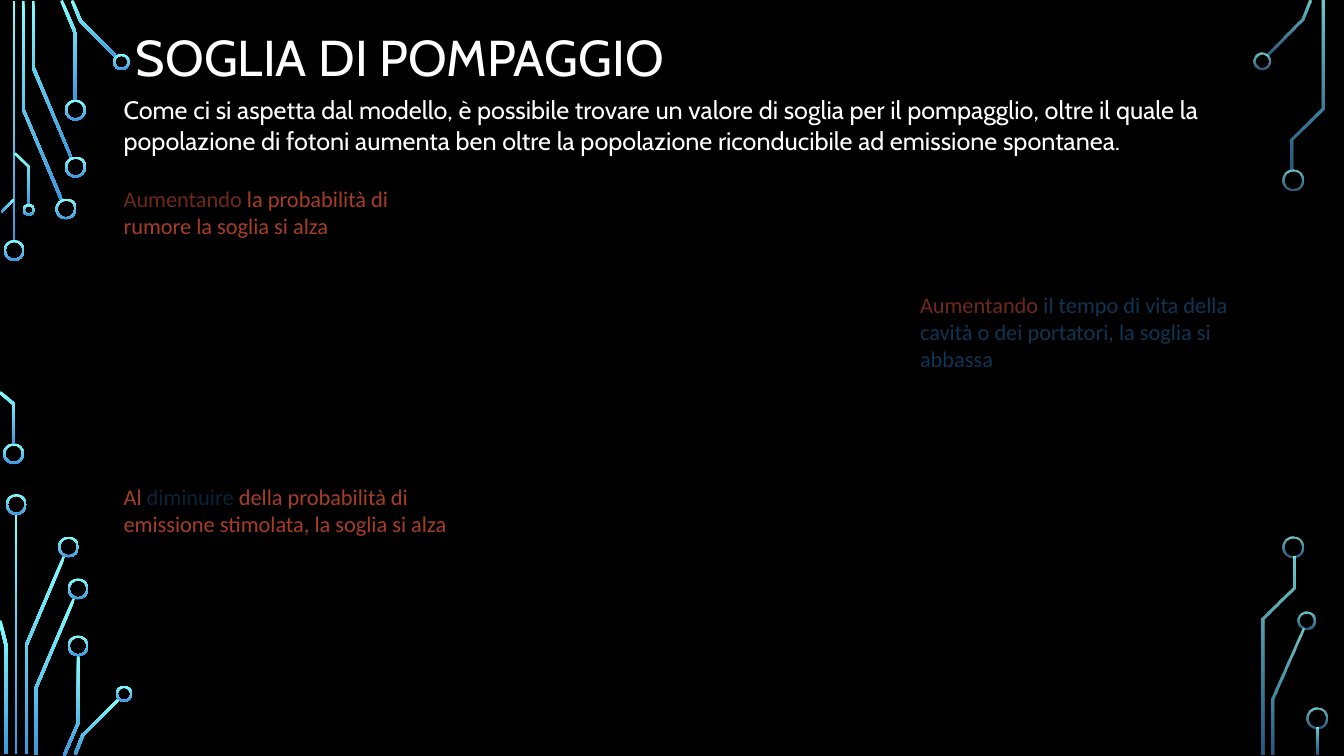
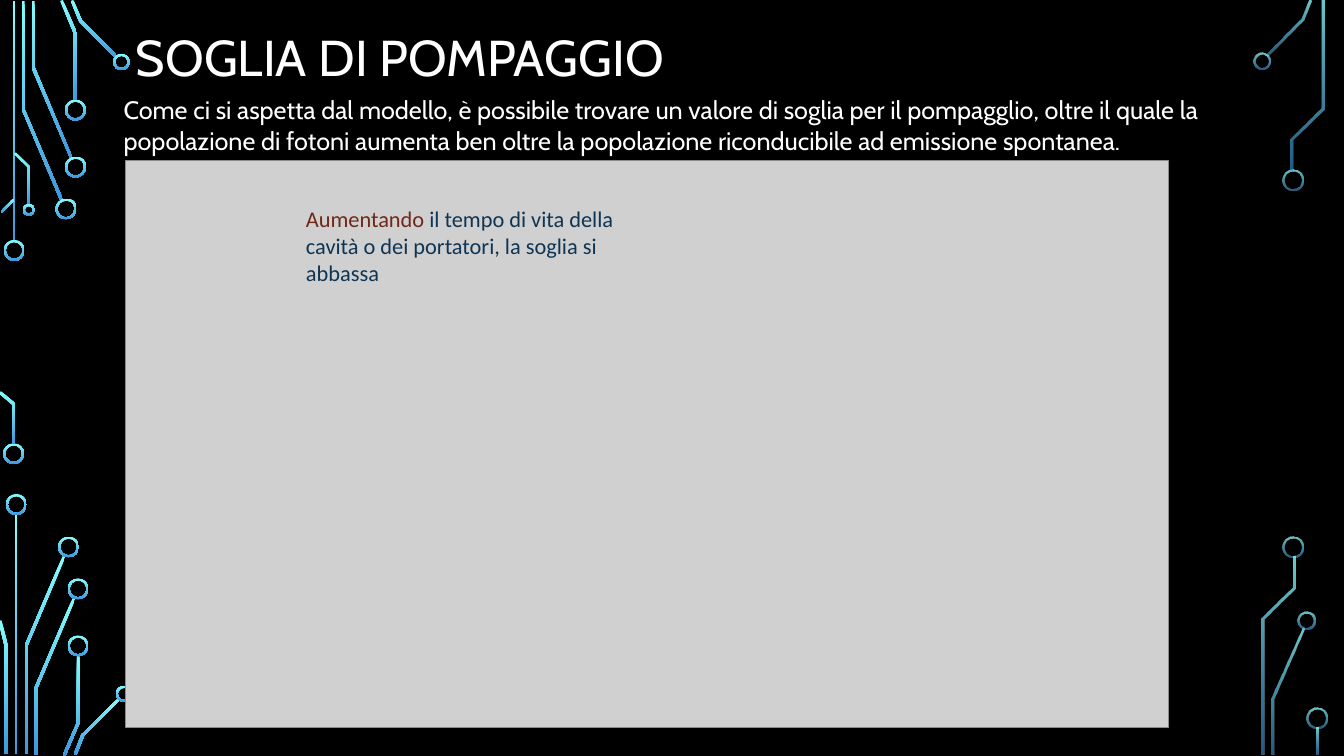
Before and after one commit to Frank01001/LASER-Dynamics-Simulation, a slide deck: slide 9 of Presentation/PresentazioneDispositivi.pptx. Drawn at 1344x756 pixels with LibreOffice and Linux fonts; fonts in the diff are those of the drawing; grey boxes stand for pictures; background and template pictures are left out. Boxes give left, top, right and bottom in pixels: in the first picture for what was removed or moved away, otherwise in the second. Text is boxed around its words. In the diff, an @@ line names an element or a change of style, - is before the commit and + after.

Commit message:
Updated presentation and added a new figure

```diff
--- a/Presentation/PresentazioneDispositivi.pptx
+++ b/Presentation/PresentazioneDispositivi.pptx
@@ picture added at <box>126,160,1169,728</box> @@
@@ text removed at <box>124,191,388,238</box> @@
-Aumentando la probabilità di rumore la soglia si alza
@@ text "Aumentando il tempo di vita ...": place and size @@
-text "Aumentando il tempo di vita ..." at <box>920,297,1227,367</box>
+text "Aumentando il tempo di vita ..." at <box>306,211,613,281</box>
@@ text removed at <box>124,489,446,536</box> @@
-Al diminuire della probabilità di emissione stimolata, la soglia si alza
```
Also in this commit, not shown: 6 other slides changed, 3 slides added, 1 other file.
